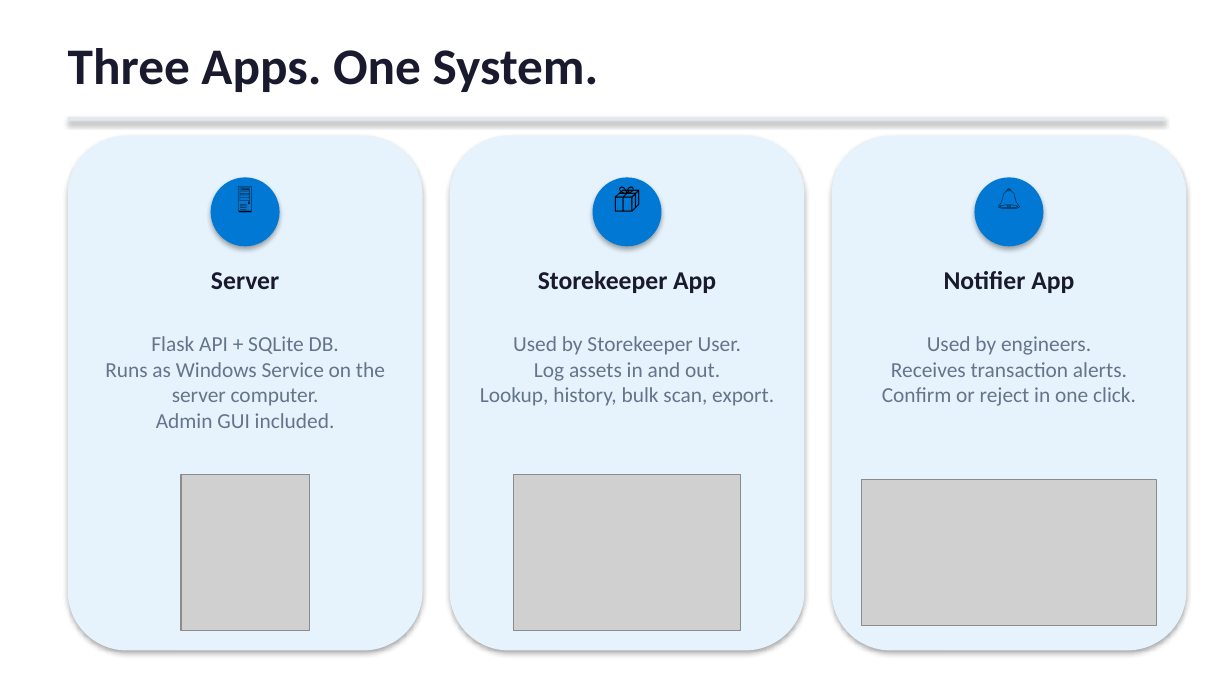
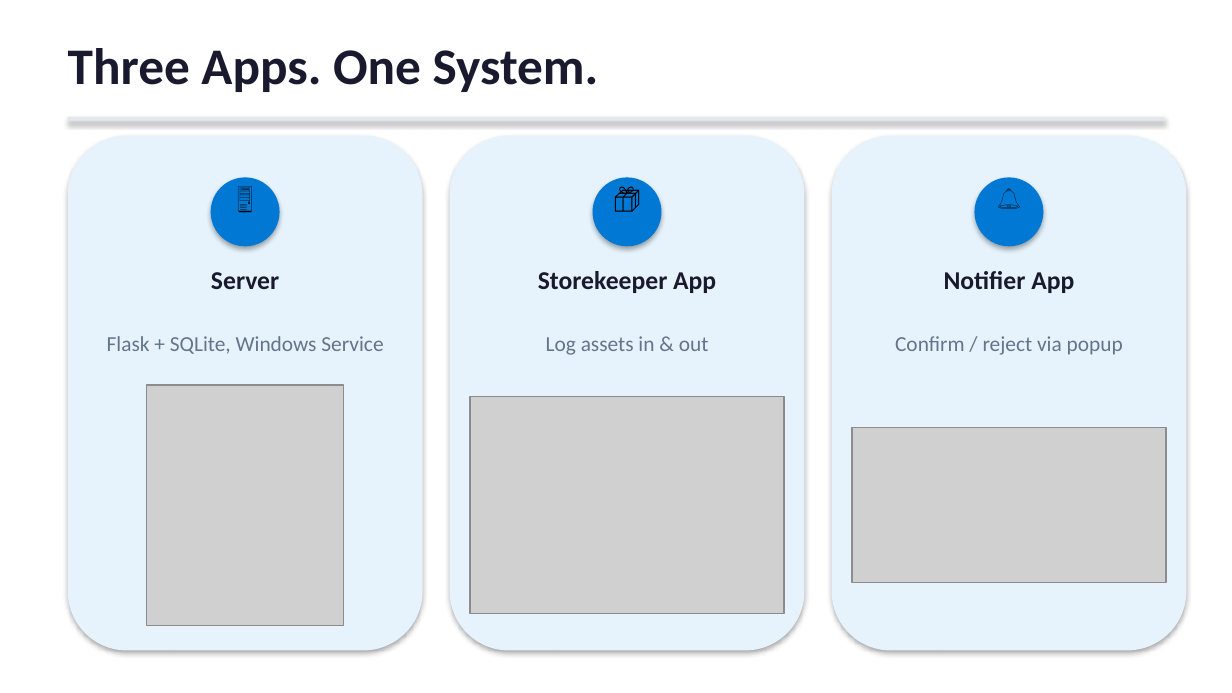
Before and after one commit to HaithamEldesouky/AssetManager, a slide deck: slide 3 of AssetManager_Presentation.pptx. Drawn at 1232x693 pixels with LibreOffice and Linux fonts; fonts in the diff are those of the drawing; grey boxes stand for pictures. Boxes give left, top, right and bottom in pixels: in the first picture for what was removed or moved away, otherwise in the second. Text is boxed around its words. In the diff, an @@ line names an element or a change of style, - is before the commit and + after.

```diff
--- a/AssetManager_Presentation.pptx
+++ b/AssetManager_Presentation.pptx
@@ text at [107,336,383,354]: text changed @@
-Flask API + SQLite DB.
-Runs as Windows Service on the server computer.
-Admin GUI included.
+Flask + SQLite, Windows Service
@@ text at [546,336,709,355]: text changed @@
-Used by Storekeeper User.
-Log assets in and out.
-Lookup, history, bulk scan, export.
+Log assets in & out
@@ text at [895,336,1123,355]: text changed @@
-Used by engineers.
-Receives transaction alerts.
-Confirm or reject in one click.
+Confirm / reject via popup
@@ picture: place and size @@
-picture at [181,474,309,631]
+picture at [147,384,344,625]
@@ picture: place and size @@
-picture at [514,474,740,631]
+picture at [469,397,784,614]
@@ picture: place and size @@
-picture at [861,480,1157,626]
+picture at [853,428,1167,583]
```
Also in this commit, not shown: 1 other slide changed, 4 slides removed.
